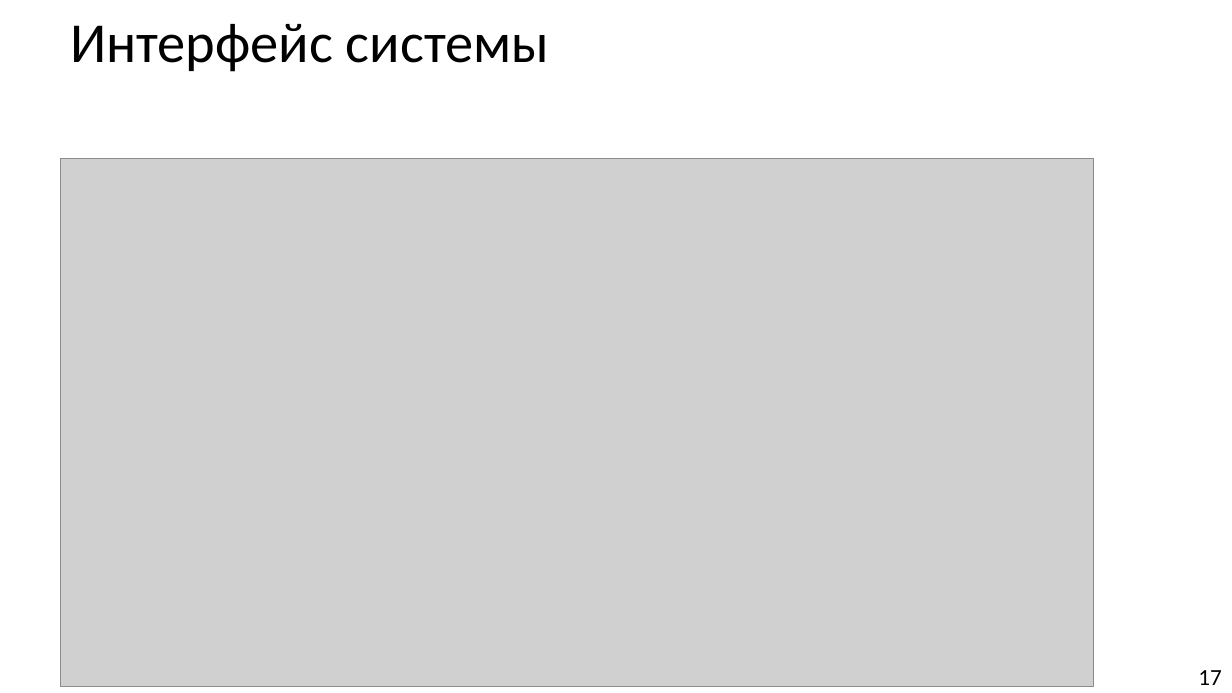
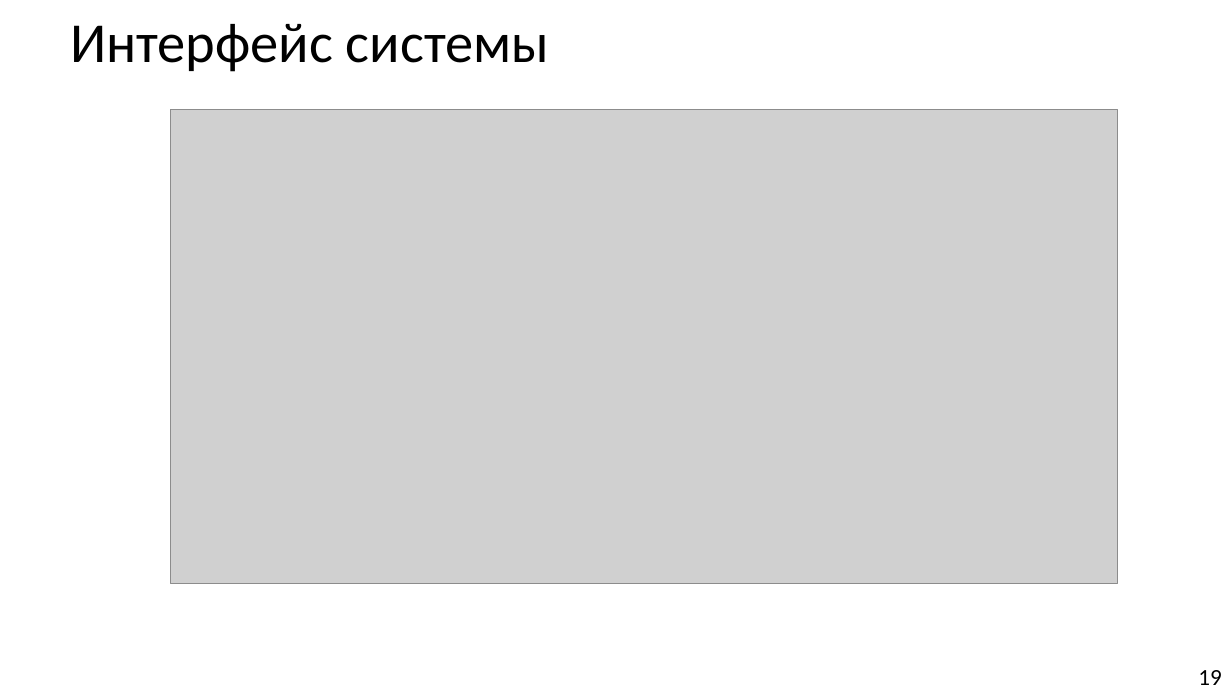
Before and after one commit to Hetsunya/diplom-docs, a slide deck: slide 19 of вкр/презентация по_преддипломной_практике_Демьянцев_Виталий_Владиславович_606_22 (1).pptx (slide 17 before the commit). Drawn at 1232x693 pixels with LibreOffice and Linux fonts; fonts in the diff are those of the drawing; grey boxes stand for pictures. Boxes give left, top, right and bottom in pixels: in the first picture for what was removed or moved away, otherwise in the second. Text is boxed around its words. In the diff, an @@ line names an element or a change of style, - is before the commit and + after.

```diff
--- a/вкр/презентация по_преддипломной_практике_Демьянцев_Виталий_Владиславович_606_22 (1).pptx
+++ b/вкр/презентация по_преддипломной_практике_Демьянцев_Виталий_Владиславович_606_22 (1).pptx
@@ picture: place and size @@
-picture at (61,159,1094,687)
+picture at (171,109,1118,584)
@@ page number at (1198,670,1221,685): text changed @@
-17
+19
```
Also in this commit, not shown: 7 other slides changed, 8 slides added, 6 slides removed, 4 other files.
